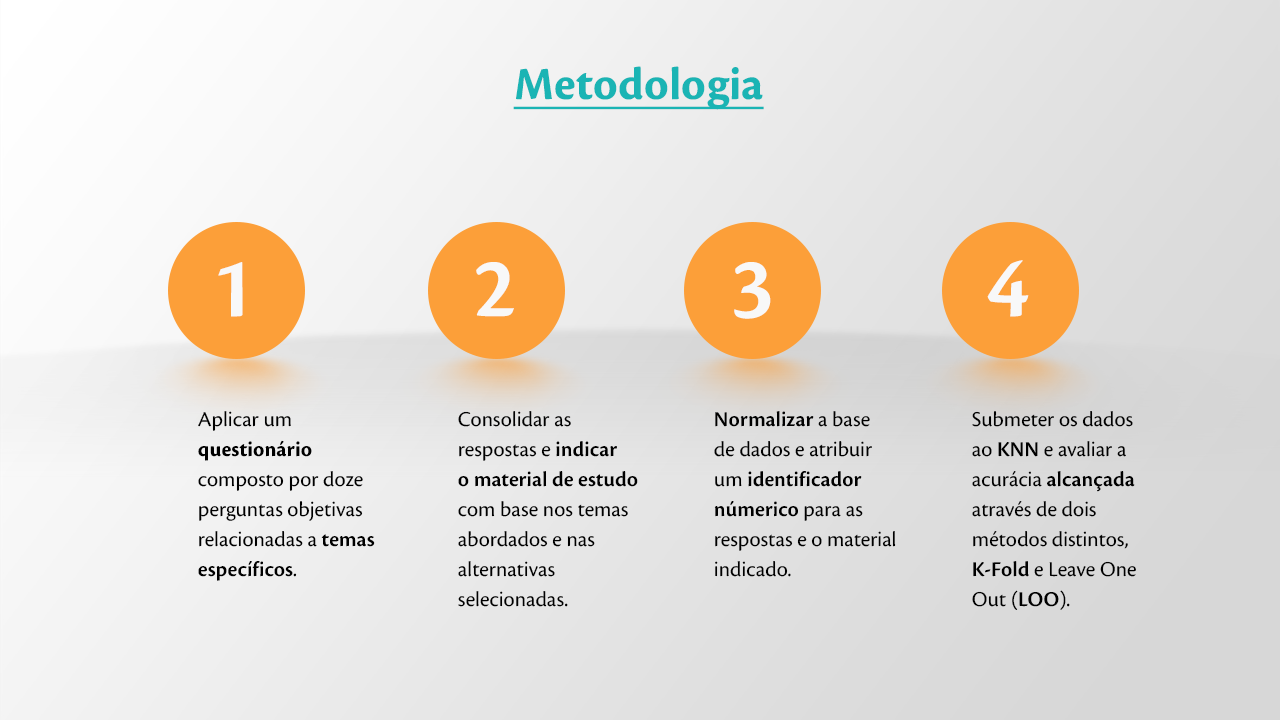
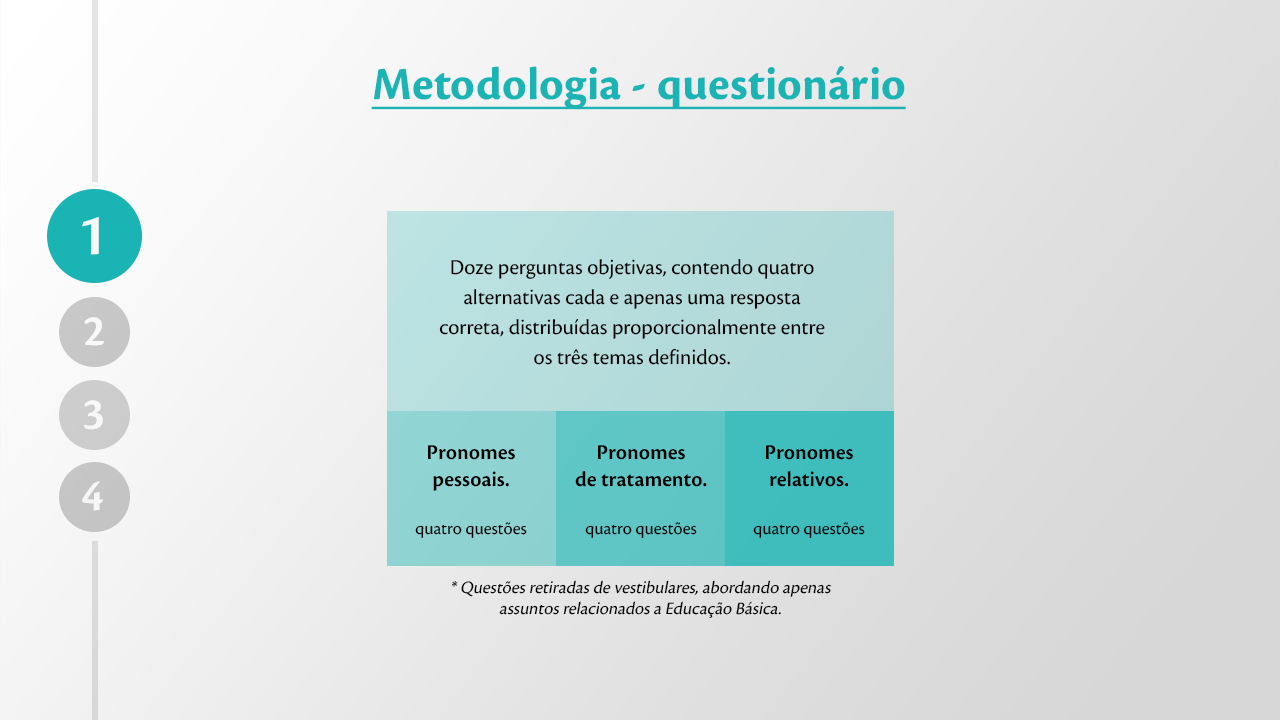
The second 1280×720 image is a revision of the first. Changes to its layers:
removed group "4" (1st of 2) (4 layers) over 920, 222, 1136, 610
added group "Group 1" with 9 layers above "1 copy 3" over 387, 211, 894, 618
added layer "Doze perguntas objetivas, contendo quatro alternativas cada e a" in group "Group 1" over 439, 259, 825, 365
added layer "Rectangle 1 copy 3" (75%) in group "Group 1" over 725, 411, 894, 566
added layer "Rectangle 1" (25%) in group "Group 1" over 387, 211, 894, 566
moved "4" (in "1 copy 3") into group "1 copy 3", painted on it over 82, 260, 1029, 511
removed layer "Submeter os dados ao KNN e avaliar a acurácia alcançada através" from group "4" over 972, 411, 1136, 610
moved "Ellipse 1" (1st of 4, in "1 copy 3") into group "1 copy 3", painted on it over 59, 222, 1079, 532
removed group "3" (1st of 2) (4 layers) over 662, 222, 896, 577
moved "3" (in "1 copy 2") into group "1 copy 2", painted on it over 84, 262, 771, 430
removed layer "Normalizar a base de dados e atribuir um identificador númeri" from group "3" over 714, 411, 896, 577
moved "Ellipse 1" (2nd of 4, in "1 copy 2") into group "1 copy 2", painted on it over 59, 222, 821, 450
removed group "2" (1st of 2) (4 layers) over 406, 222, 638, 607
moved "2" (in "1 copy") into group "1 copy", painted on it over 84, 262, 514, 346
removed layer "Consolidar as respostas e indicar o material de estudo com ba" from group "2" over 458, 411, 638, 607
moved "Ellipse 1" (3rd of 4, in "1 copy") into group "1 copy", painted on it over 59, 222, 565, 367
removed layer "Aplicar um questionário composto por doze perguntas objetivas r" from group "1" over 198, 411, 375, 581
painted on "Ellipse 1" (4th of 4, in "1") over 47, 189, 305, 359
"Layer 10": opacity 57% → 10%, blend multiply → normal, moved it out of group "bg", painted on it, unmasked it over 0, 0, 1256, 720
…and 15 more changes (9 added, 2 painted, 4 removed, 1 renamed)
